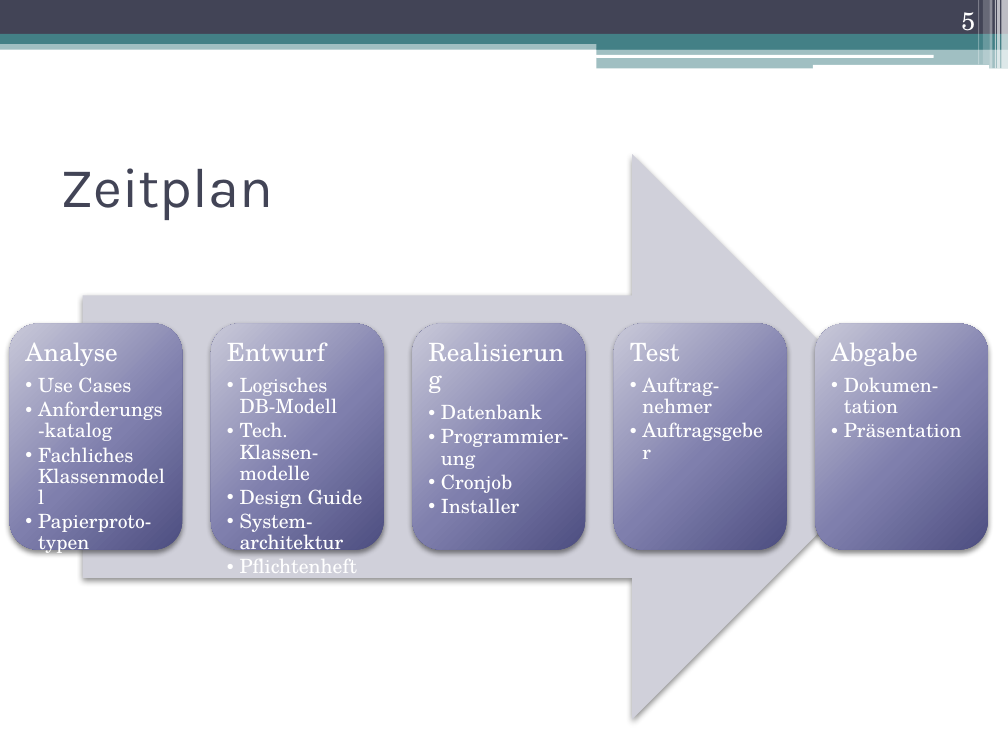
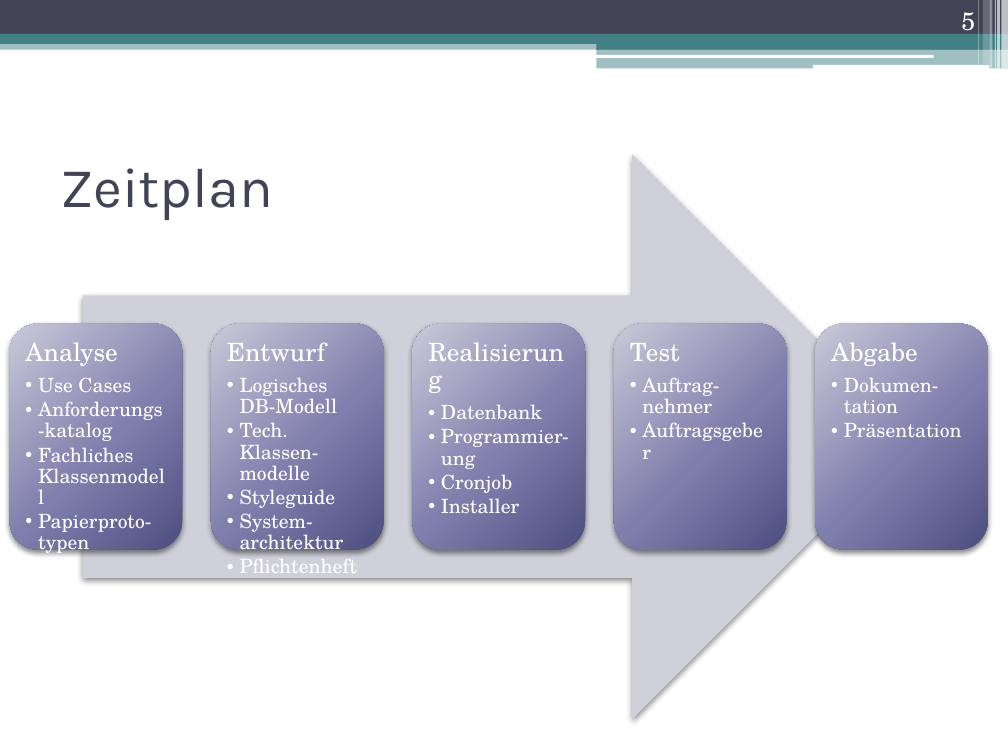
Before and after one commit to DanJoeHa/Fallstudie, a slide deck: slide 5 of Projektmanagement/Abschlusspräsentation.pptx. Drawn at 1008x756 pixels with LibreOffice and Linux fonts; fonts in the diff are those of the drawing. Boxes give left, top, right and bottom in pixels: in the first picture for what was removed or moved away, otherwise in the second. Text is boxed around its words. In the diff, an @@ line names an element or a change of style, - is before the commit and + after.

Commit message:
Final

```diff
--- a/Projektmanagement/Abschlusspräsentation.pptx
+++ b/Projektmanagement/Abschlusspräsentation.pptx
@@ text at [240,489,336,508]: text changed @@
-  •• Design Guide
+  •• Styleguide
```
Also in this commit, not shown: 1 other slide changed, 7 slides added.
